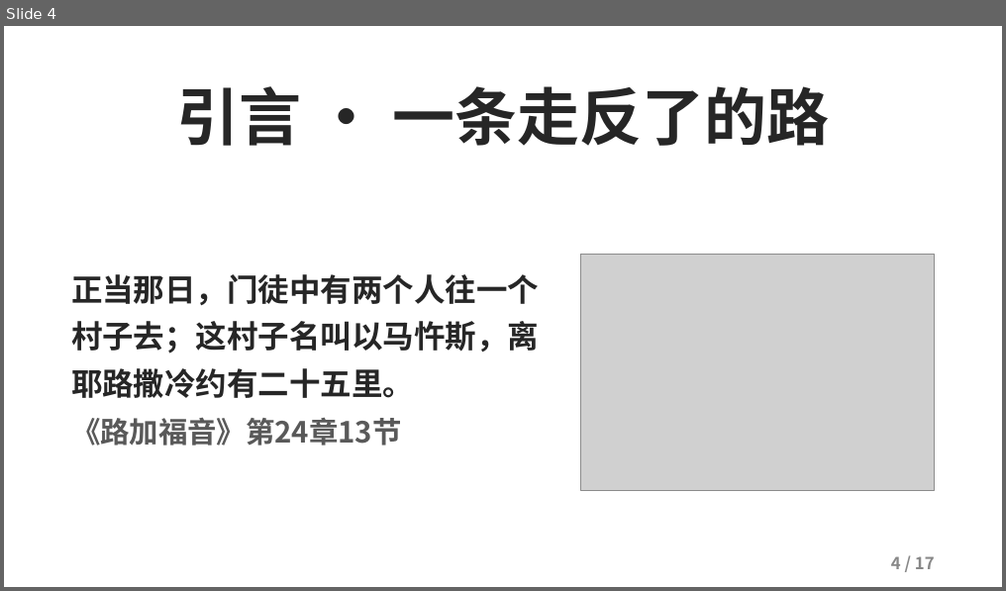
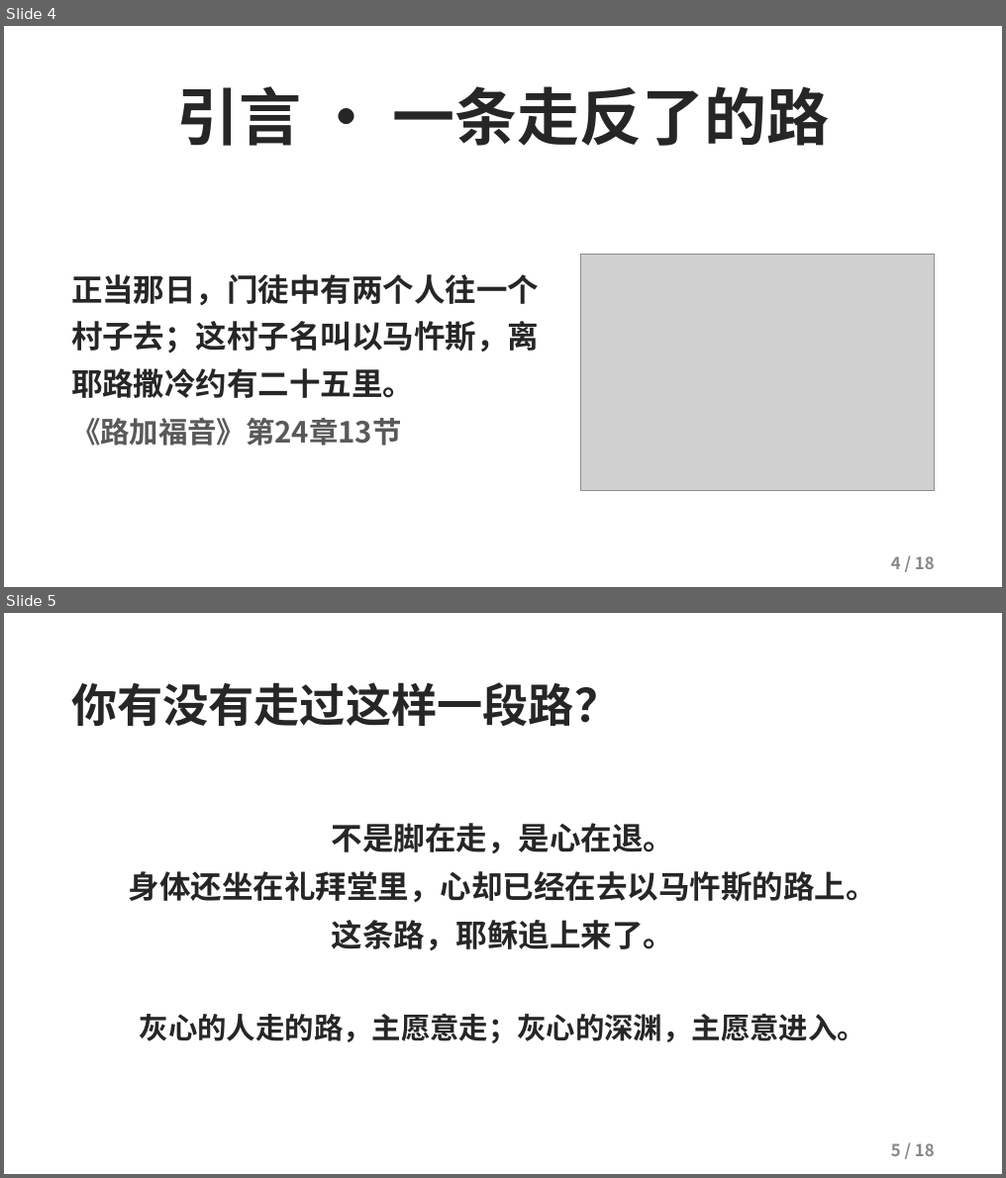
Before and after one commit to kaylechou/propresenter-lyric-tool, a slide deck: docs/从灰心到见证.pptx. Shown one above the other, each under a label of ours: slide 4 before the commit, slides 4 and 5 after it. The pictures are 1006x591 and 1006x1178 pixels, drawn with LibreOffice and Linux fonts; fonts in the diff are those of the drawing; grey boxes stand for pictures; background and template pictures are left out. Boxes give left, top, right and bottom in pixels: in the first picture for what was removed or moved away, otherwise in the second. Text is boxed around its words. In the diff, an @@ line names an element or a change of style, - is before the commit and + after.

Commit message:
更新讲道 PPT《从灰心到见证》v7：新增引言页（你有没有走过这样一段路？），共 18 页

```diff
--- a/docs/从灰心到见证.pptx
+++ b/docs/从灰心到见证.pptx
@@ slide 5 added at (x1=4, y1=613, x2=1002, y2=1174), background picture (left out) @@
@@ text added at (x1=71, y1=682, x2=620, y2=726), 44 pt, text #262626, bold @@
+你有没有走过这样一段路？
@@ text added at (x1=129, y1=823, x2=877, y2=951), 30 pt, text #262626, bold @@
+不是脚在走，是心在退。
+身体还坐在礼拜堂里，心却已经在去以马忤斯的路上。
+这条路，耶稣追上来了。
@@ text added at (x1=140, y1=1013, x2=866, y2=1044), 28 pt, text #262626, bold @@
+灰心的人走的路，主愿意走；灰心的深渊，主愿意进入。
@@ text added at (x1=891, y1=1144, x2=935, y2=1157), 16 pt, text #888888, bold @@
+5 / 18
@@ slide 4 changed as well @@
@@ text at (x1=891, y1=557, x2=935, y2=570): text changed @@
-4 / 17
+4 / 18
```
Also in this commit, not shown: 16 other slides changed.
